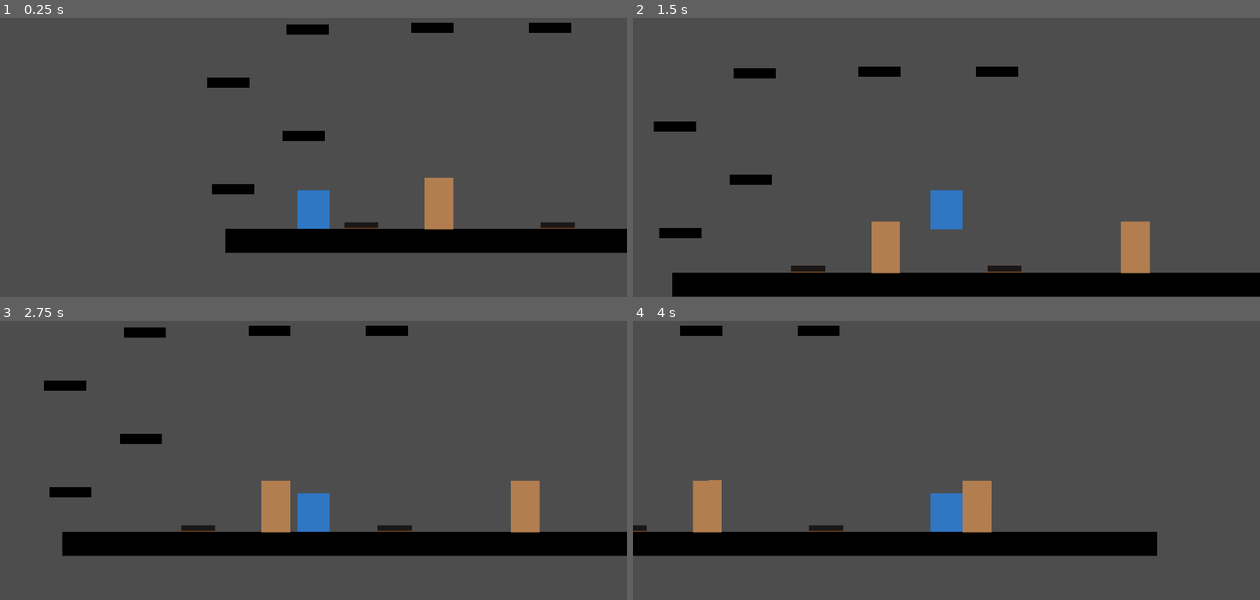
Above: before the commit, frames 1-4 (two rows, left to right).
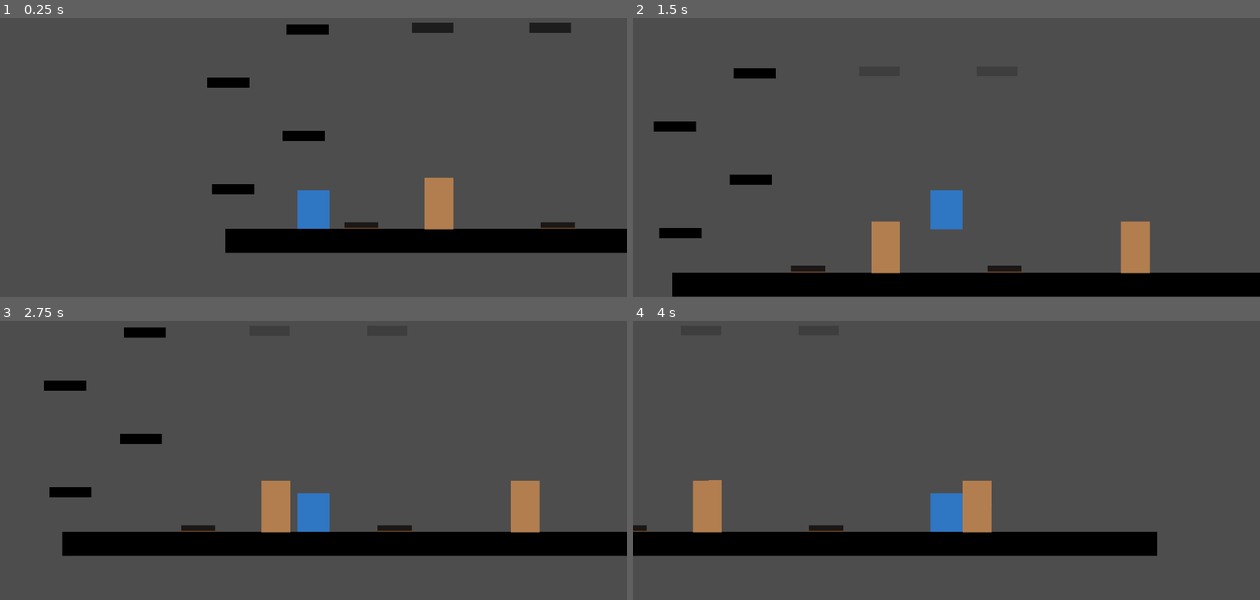
Above: after the commit, the same moments.

Repository: kaena-orb/mechanic_puzzle
Game: Godot game, scene res://implicit_puzzle_room.tscn
Same seed, same stepped clock (60 frames per second), same inputs: the game is played once before the commit and once after it.
Inputs:
- Up to frame 1 (0.25 s): no input
- Up to frame 2 (1.5 s): tap Enter (ui_accept) at 0.5, 0.77 s; hold Right (ui_right) from 0.53 s (still down); tap K (grab) at 0.6, 1.35 s
- Up to frame 3 (2.75 s): tap Enter (ui_accept) at 1.52 s; release Right (ui_right) at 2.03 s; hold Left (ui_left) from 2.03 s (still down); tap K (grab) at 2.1 s
- Up to frame 4 (4 s): release Left (ui_left) at 2.78 s; hold Right (ui_right) from 2.78 s (still down); tap K (grab) at 2.85, 3.6 s; tap Enter (ui_accept) at 3.02, 3.77 s

The runs differ from the first frame. In frame 1, 0.5% of the frame differs, in the area x 65-92%, y 1-6%; in frame 2, 0.5%; in frame 3, 0.5%; in frame 4, 0.5%.
Error before the commit: Parse Error: Could not find type "ToggleGroup" in the current scope. (res://platform.gd:5)

Commit message:
Add puzzle groups

Diff:
--- a/explicit_puzzle_room.tscn
+++ b/explicit_puzzle_room.tscn
@@ -5,7 +5,7 @@
 [ext_resource type="PackedScene" uid="uid://ds3e8h6g31g8d" path="res://platform.tscn" id="3_qotq7"]
 [ext_resource type="PackedScene" uid="uid://c7o7vbooos22p" path="res://crate.tscn" id="4_mqrs1"]
 [ext_resource type="PackedScene" uid="uid://bvgnv57glnvqh" path="res://spring-crate.tscn" id="5_pfnkh"]
-[ext_resource type="Script" uid="uid://bvj7a2ptlyxf1" path="res://toggle_group.gd" id="6_vyvuu"]
+[ext_resource type="Script" uid="uid://bvj7a2ptlyxf1" path="res://puzzle_group.gd" id="6_vyvuu"]
 
 [node name="ExplicitPuzzleRoom" type="Node2D"]
 
@@ -54,42 +54,42 @@
 hide_on_success = true
 togglers = [NodePath("../../Togglers/Toggle2")]
 
-[node name="ToggleGroup" type="Node2D" parent="." node_paths=PackedStringArray("togglers", "platforms")]
+[node name="PuzzleGroup" type="Node2D" parent="." node_paths=PackedStringArray("togglers", "platforms")]
 script = ExtResource("6_vyvuu")
 togglers = [NodePath("Toggle"), NodePath("Toggle2"), NodePath("Toggle3")]
 platforms = [NodePath("Door3")]
 metadata/_custom_type_script = "uid://bvj7a2ptlyxf1"
 
-[node name="Door3" parent="ToggleGroup" instance=ExtResource("3_qotq7")]
+[node name="Door3" parent="PuzzleGroup" instance=ExtResource("3_qotq7")]
 position = Vector2(-786, -126)
 rotation = 1.5708
 scale = Vector2(0.13513, 0.444705)
 hide_on_success = true
 
-[node name="Toggle" parent="ToggleGroup" instance=ExtResource("2_vyvuu")]
+[node name="Toggle" parent="PuzzleGroup" instance=ExtResource("2_vyvuu")]
 position = Vector2(-735, 0)
 
-[node name="Toggle2" parent="ToggleGroup" instance=ExtResource("2_vyvuu")]
+[node name="Toggle2" parent="PuzzleGroup" instance=ExtResource("2_vyvuu")]
 position = Vector2(-584, 0)
 
-[node name="Toggle3" parent="ToggleGroup" instance=ExtResource("2_vyvuu")]
+[node name="Toggle3" parent="PuzzleGroup" instance=ExtResource("2_vyvuu")]
 position = Vector2(-444, 0)
 
-[node name="Label" type="Label" parent="ToggleGroup"]
+[node name="Label" type="Label" parent="PuzzleGroup"]
 offset_left = -736.0
 offset_top = -55.0
 offset_right = -696.0
 offset_bottom = -32.0
 text = "1"
 
-[node name="Label2" type="Label" parent="ToggleGroup"]
+[node name="Label2" type="Label" parent="PuzzleGroup"]
 offset_left = -588.0
 offset_top = -56.0
 offset_right = -548.0
 offset_bottom = -33.0
 text = "2"
 
-[node name="Label3" type="Label" parent="ToggleGroup"]
+[node name="Label3" type="Label" parent="PuzzleGroup"]
 offset_left = -455.0
 offset_top = -56.0
 offset_right = -415.0
--- a/platform.gd
+++ b/platform.gd
@@ -2,7 +2,7 @@
 class_name Platform
 
 @export var hide_on_success : bool
-@export var toggle_group : ToggleGroup
+@export var puzzle_group : PuzzleGroup
 @export var togglers : Array[Toggle]
 var togglers_pressed : int
 # Called when the node enters the scene tree for the first time.
@@ -17,12 +17,12 @@
 	for toggler in togglers:
 		toggler.toggle_pressed.connect(enable)
 		toggler.toggle_released.connect(disable)
-	if toggle_group:
-		toggle_group.toggle_group_solved.connect(enable)
+	if puzzle_group:
+		puzzle_group.toggle_group_solved.connect(enable)
 
 func enable(_emitter = null):
 	togglers_pressed += 1
-	if togglers_pressed == togglers.size() or not togglers.size() and toggle_group:
+	if togglers_pressed == togglers.size() or not togglers.size() and puzzle_group:
 		if hide_on_success:
 			hide_platform()
 		else:
--- /dev/null
+++ b/puzzle_group.gd
@@ -0,0 +1,39 @@
+extends Node2D
+class_name PuzzleGroup
+
+@export var togglers : Array[Toggle]
+@export var platforms : Array[Platform]
+@export var use_child_nodes_order : bool = true
+@export var one_shot_toggles: bool = true
+var toggled : Array[Toggle]
+signal toggle_group_solved
+
+# Called when the node enters the scene tree for the first time.
+func _ready():
+	for platform in platforms:
+		platform.togglers = togglers
+		platform.wire_signals()
+	for toggle in togglers:
+		if one_shot_toggles:
+			toggle.one_shot = true
+		toggle.toggle_pressed.connect(toggle_pressed)
+		toggle.toggle_released.connect(toggle_released)
+
+# Called every frame. 'delta' is the elapsed time since the previous frame.
+func _process(_delta):
+	pass
+
+func toggle_released(emiter):
+	toggled.erase(emiter)
+
+func toggle_pressed(emiter):
+	toggled.append(emiter)
+	if toggled == togglers:
+		toggle_group_solved.emit()
+	elif toggled.size() == togglers.size() and one_shot_toggles:
+		toggled.clear()
+		release_togglers()
+
+func release_togglers():
+	for toggle in togglers:
+		toggle.release()
--- /dev/null
+++ b/puzzle_group.tscn
@@ -0,0 +1,6 @@
+[gd_scene load_steps=2 format=3 uid="uid://cx61p514a5fei"]
+
+[ext_resource type="Script" uid="uid://bvj7a2ptlyxf1" path="res://puzzle_group.gd" id="1_8in58"]
+
+[node name="PuzzleGroup" type="Node2D"]
+script = ExtResource("1_8in58")
Not shown, added: puzzle_group.gd.uid
